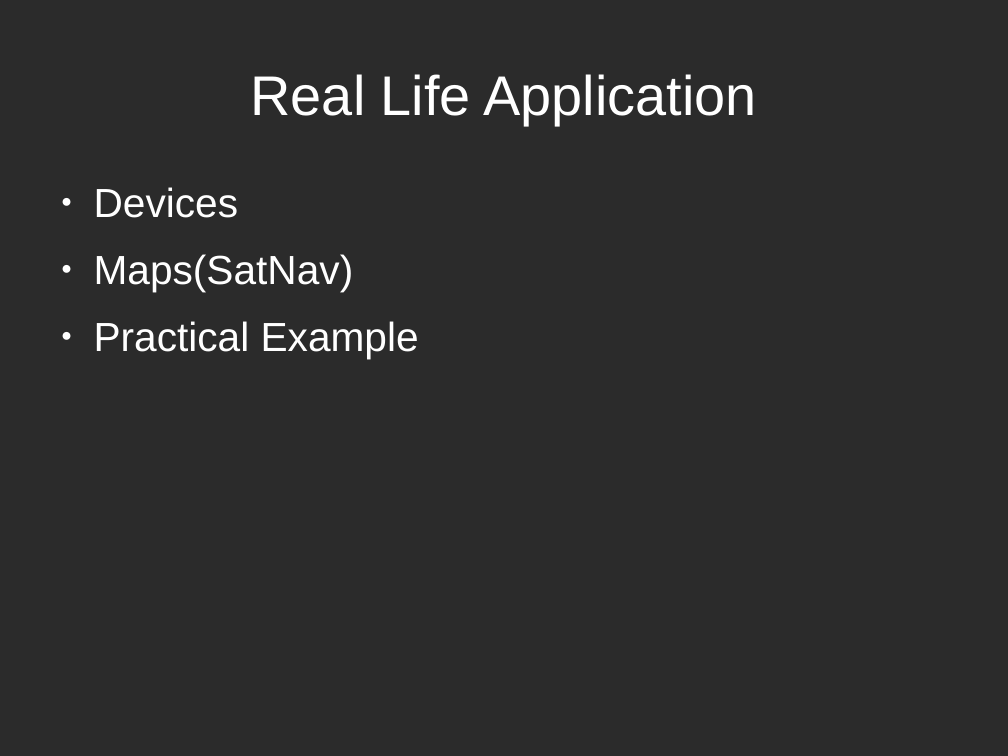
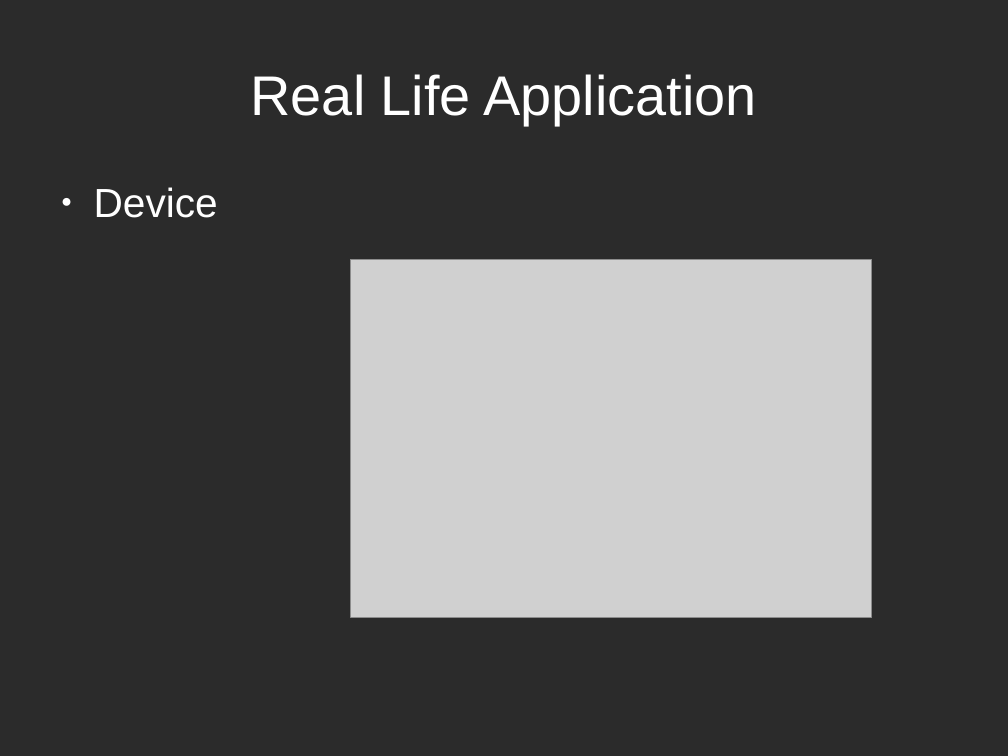
Before and after one commit to BrendanToolan/ResearchMethodsPresentation, a slide deck: slide 13 of DijkstraPresentation.odp. Drawn at 1008x756 pixels with LibreOffice and Linux fonts; fonts in the diff are those of the drawing; grey boxes stand for pictures; background and template pictures are left out; a plain dark background stands for a picture behind light text. Boxes give left, top, right and bottom in pixels: in the first picture for what was removed or moved away, otherwise in the second. Text is boxed around its words. In the diff, an @@ line names an element or a change of style, - is before the commit and + after.

```diff
--- a/DijkstraPresentation.odp
+++ b/DijkstraPresentation.odp
@@ text at box(94, 187, 218, 218): text changed @@
-● Devices
-● Maps(SatNav)
-● Practical Example
+● Device
@@ picture added at box(350, 260, 872, 617) @@
```
Also in this commit, not shown: 4 other slides changed, 1 slide removed, 1 other file.
